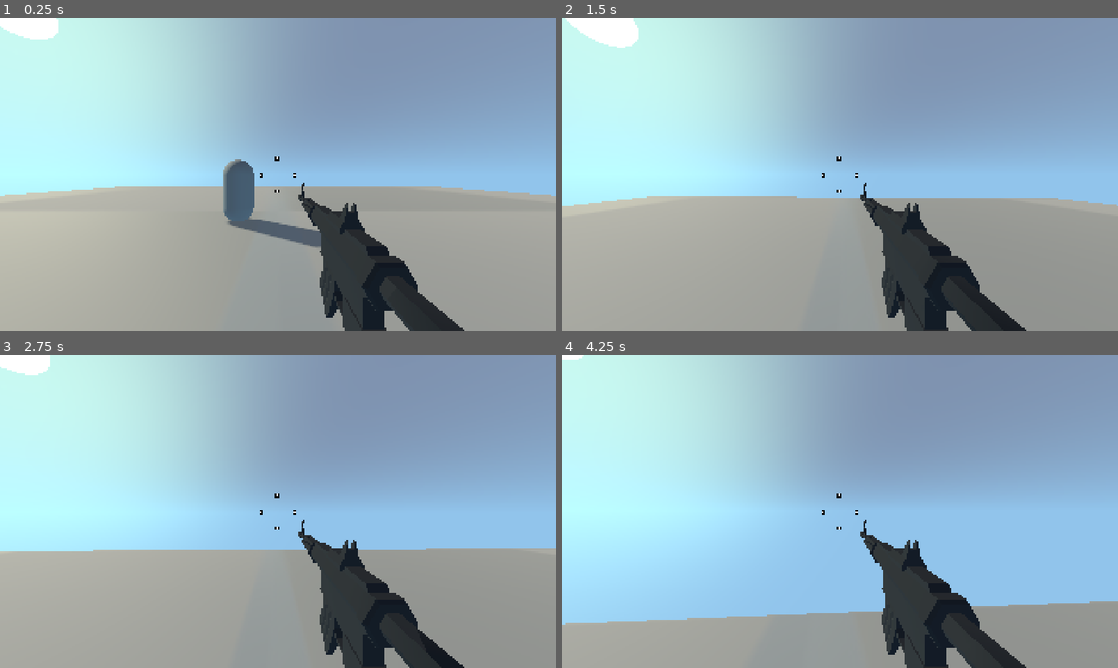
Above: before the commit, frames 1-4 (two rows, left to right).
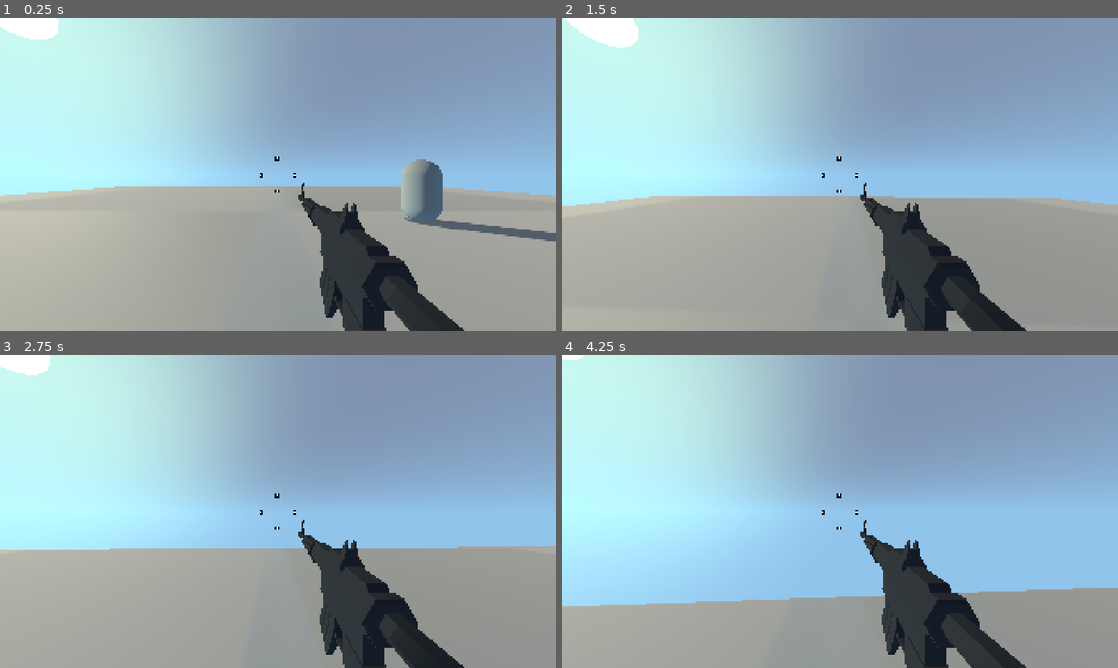
Above: after the commit, the same moments.

Repository: coreyames/my-fps-template
Game: Godot game, scene res://scenes/environment/world.tscn
The game is run twice, just before and just after one commit, with the same random seed, the same clock (stepped at 60 frames per second) and the same inputs.
Inputs (mouse positions are in pixels of both pictures, inside the frame that each line leads up to):
- Up to frame 1 (0.25 s): no input
- Up to frame 2 (1.5 s): tap Enter at 0.5 s; move the mouse to (867, 174) at 0.52 s; hold W (fwd) from 0.53 s (still down); tap S (bwd) at 0.6 s; tap Space (jump) at 0.77 s; move the mouse to (812, 174) at 1.27 s; click (812, 174) at 1.35 s
- Up to frame 3 (2.75 s): keep holding W (fwd); tap Space (jump) at 1.52, 2 s; move the mouse to (289, 505) at 2.02 s; tap S (bwd) at 2.1 s
- Up to frame 4 (4.25 s): keep holding W (fwd); move the mouse to (834, 517) at 2.77 s; click (834, 517) at 2.85 s; tap Space (jump) at 3.02, 3.77 s; move the mouse to (878, 514) at 3.52 s; tap S (bwd) at 3.6 s

The runs differ from the first frame. In frame 1, 3.5% of the frame differs, in the area x 40-100%, y 45-74%; in frame 2, 0.1%; in frame 3, 0.4%; in frame 4, 4.2%, in the area x 0-100%, y 74-87%.

Commit message:
added wall boundary

Diff:
--- a/scenes/environment/level.tscn
+++ b/scenes/environment/level.tscn
@@ -8,11 +8,20 @@
 material = ExtResource("1_u52ul")
 size = Vector3(40, 2, 40)
 
-[node name="Level" type="StaticBody3D"]
+[sub_resource type="WorldBoundaryShape3D" id="WorldBoundaryShape3D_bv8u8"]
+plane = Plane(0, 0, -1, 0)
 
-[node name="CollisionShape3D" type="CollisionShape3D" parent="."]
+[node name="Level" type="StaticBody3D" unique_id=1516551946]
+
+[node name="CollisionShape3D" type="CollisionShape3D" parent="." unique_id=181692517]
 shape = SubResource("WorldBoundaryShape3D_5xgho")
 
-[node name="MeshInstance3D" type="MeshInstance3D" parent="CollisionShape3D"]
+[node name="MeshInstance3D" type="MeshInstance3D" parent="CollisionShape3D" unique_id=1969407595]
 transform = Transform3D(1, 0, 0, 0, 1, 0, 0, 0, 1, 0, -1, 0)
 mesh = SubResource("BoxMesh_u52ul")
+
+[node name="StaticBody3D" type="StaticBody3D" parent="." unique_id=2041716966]
+transform = Transform3D(1, 0, 0, 0, 1, 0, 0, 0, 1, 0, 0, 20.722382)
+
+[node name="CollisionShape3D" type="CollisionShape3D" parent="StaticBody3D" unique_id=284124582]
+shape = SubResource("WorldBoundaryShape3D_bv8u8")
--- a/scenes/environment/world.tscn
+++ b/scenes/environment/world.tscn
@@ -89,4 +89,4 @@
 mesh = SubResource("BoxMesh_tlwt5")
 
 [node name="Enemy" parent="." unique_id=173467109 instance=ExtResource("5_xrntt")]
-transform = Transform3D(1, 0, 0, 0, 1, 0, 0, 0, 1, -0.033636093, 0, -5.2646914)
+transform = Transform3D(1, 0, 0, 0, 1, 0, 0, 0, 1, 5.892113, 0, -5.2646914)
Not shown: 1 places in scenes/environment/level.tscn that only renumber resources
